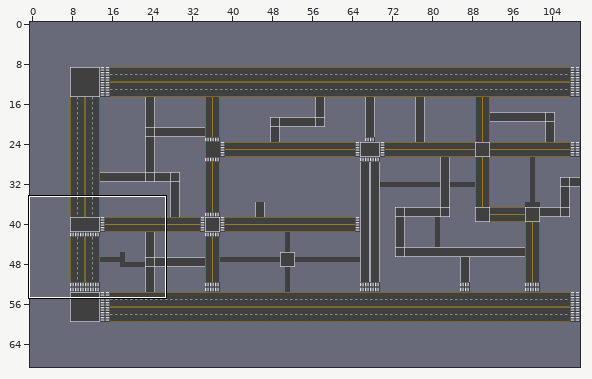
LDtk project: Assets/Map/Map/Team-Project-Map.ldtk. Above: a wide view before the commit, with the close-up outlined.
Close-up. Old version:
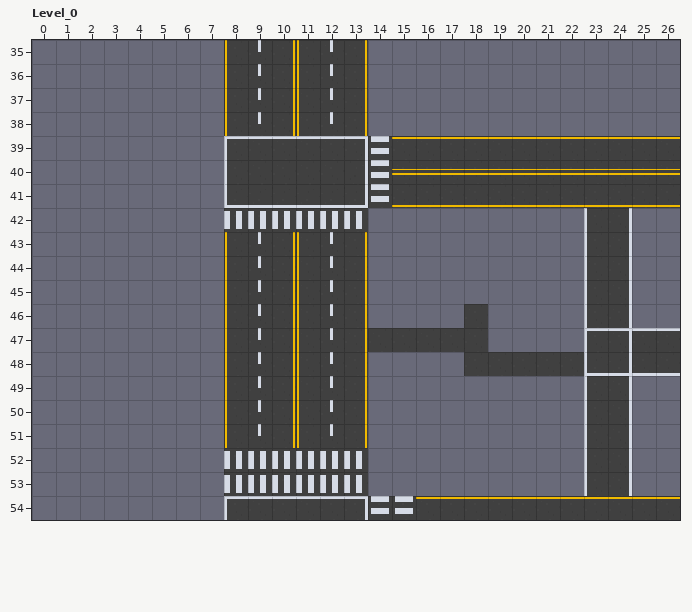
Cells are 16x16 px. Shown: Level_0 x 0..26, y 35..54. The commit also changed other parts of the map, which this record leaves out.
The result:
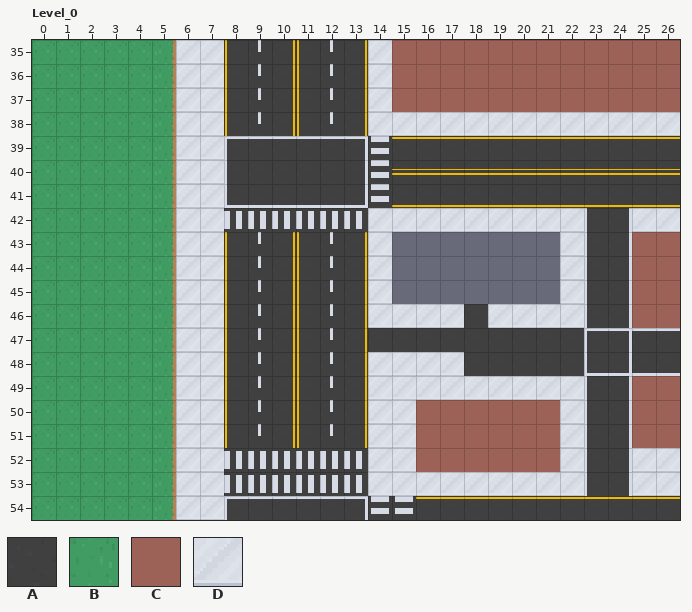
Key: from "Default_Road": A 1 "Default_Road"; from "Grass": B 1 "Grass"; from "NoCar": C 1 "NoCar"; from "SideWalk": D 1 "SideWalk".
_ is an empty cell.
Tiles of an added or newly shown layer are drawn over the layers below it.
Change:
Layer "NoCar" (added):
y 35..37: x 15..26 ____________ -> CCCCCCCCCCCC
y 43..46: x 25..26 __ -> CC
y 49: x 25..26 __ -> CC
y 50..51: x 16..21 ______ -> CCCCCC; x 25..26 __ -> CC
y 52: x 16..21 ______ -> CCCCCC
Layer "SideWalk" (added):
y 35..37: x 6..7 __ -> DD; x 14 _ -> D
y 38: x 6..7 __ -> DD; x 14..26 _____________ -> DDDDDDDDDDDDD
y 39..41: x 6..7 __ -> DD
y 42: x 6..7 __ -> DD; x 14..22 _________ -> DDDDDDDDD; x 25..26 __ -> DD
y 43..45: x 6..7 __ -> DD; x 14 _ -> D; x 22 _ -> D
y 46: x 6..7 __ -> DD; x 14..17 ____ -> DDDD; x 19..22 ____ -> DDDD
y 47: x 6..7 __ -> DD
y 48: x 6..7 __ -> DD; x 14..17 ____ -> DDDD
y 49: x 6..7 __ -> DD; x 14..22 _________ -> DDDDDDDDD
y 50..51: x 6..7 __ -> DD; x 14..15 __ -> DD; x 22 _ -> D
y 52: x 6..7 __ -> DD; x 14..15 __ -> DD; x 22 _ -> D; x 25..26 __ -> DD
y 53: x 6..7 __ -> DD; x 14..22 _________ -> DDDDDDDDD; x 25..26 __ -> DD
y 54: x 6..7 __ -> DD
Layer "Grass" (added):
y 35..54: x 0..5 ______ -> BBBBBB
Layer "Default_Road":
y 47: x 19..22 ____ -> AAAA
